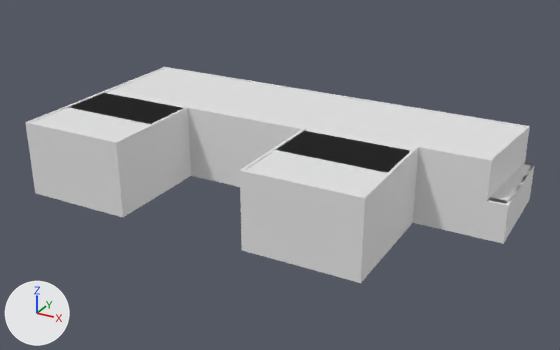
A saved change to the FBX model Ecm/Assets/ECM/FBX/Batiments/plot1.fbx.
Rendered twice from a 50 mm camera at (17.7, -285.8, 27.4) aimed at (-18.3, -220.5, -5.2). The lights are fixed; the arrows at lower left show +X, +Y and +Z. Where no turn or scale is listed for an object, it has been applied to the vertices.

Objects in the first picture: 'plot1_level-1_floor', 'plot1_level-1_walls', 'plot1_level-2_walls', 'plot1_level0_floor'.
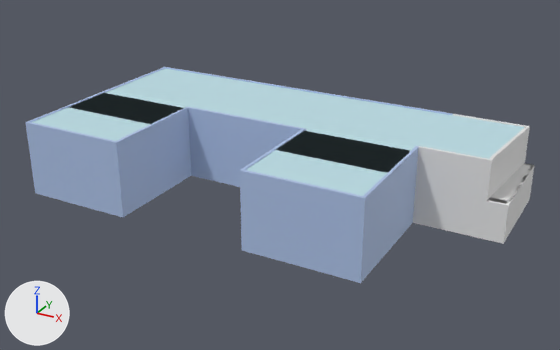
What differs and where, as boxes (x1, y1, x2, y2) in the pictures (560 x 350 px):
'plot1_level0_floor', recoloured (white to cyan): (32, 68, 525, 196) in both
'plot1_level-1_walls', recoloured (white to blue): (25, 67, 527, 242) in both
'plot1_level-2_walls', recoloured (white to blue): (31, 143, 419, 283) in both

The change, as a list of edits to the scene's bpy script:
```text
Change mat_mur_hangar:
    mat_mur_hangar.base_color: (0.8, 0.8, 0.8) -> (0.418, 0.541, 0.8)  # white #e7e7e7 -> blue #adc2e7
Change mat_sol_hangar:
    mat_sol_hangar.base_color: (0.8, 0.8, 0.8) -> (0.511, 0.736, 0.8)  # white #e7e7e7 -> cyan #bddfe7
```
